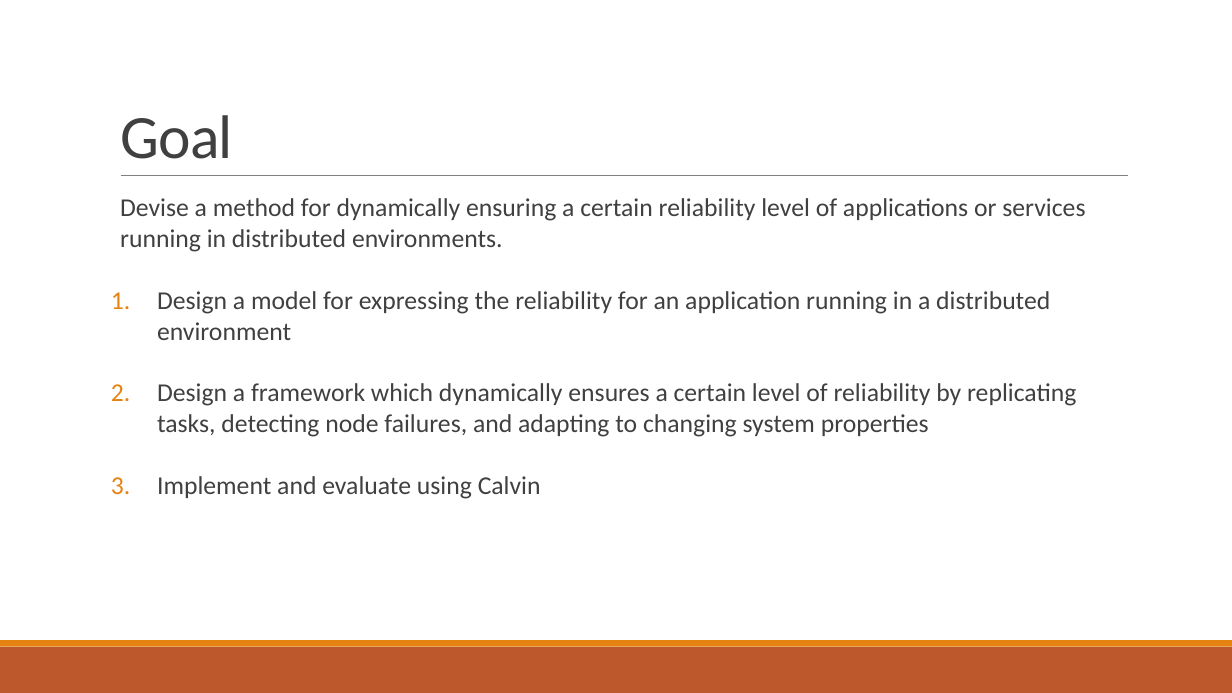
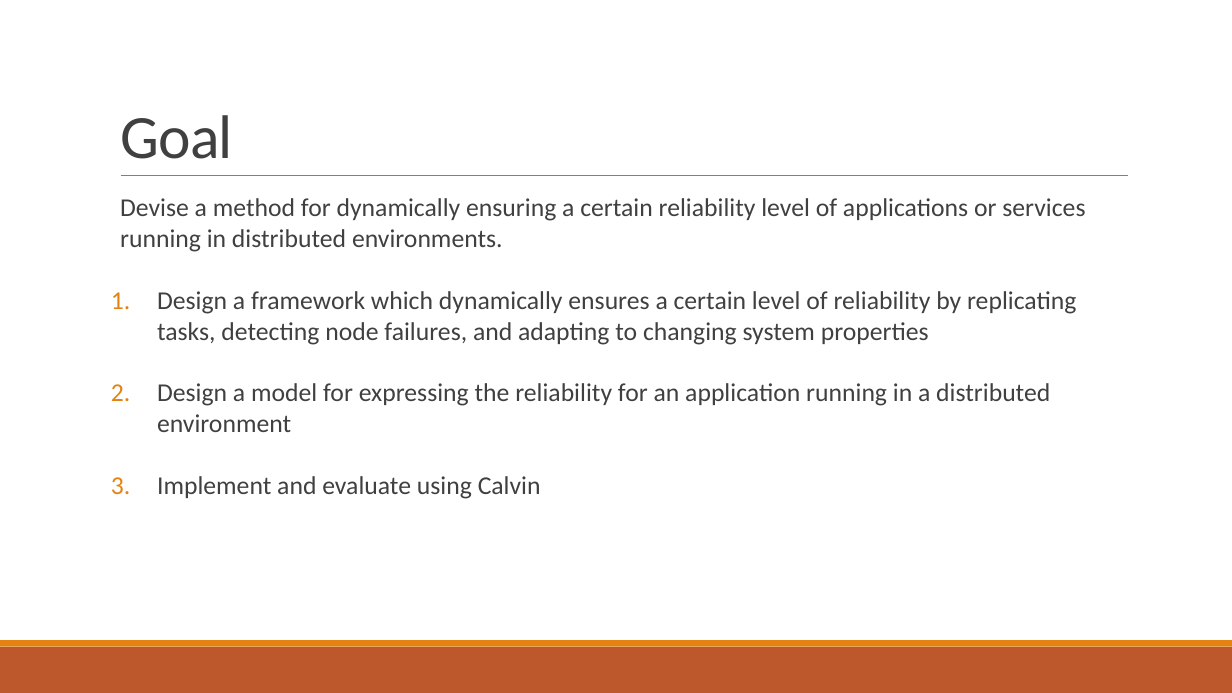
Before and after one commit to PStahl/master_thesis, a slide deck: slide 4 of presentation/presentation2.pptx. Drawn at 1232x693 pixels with LibreOffice and Linux fonts; fonts in the diff are those of the drawing. Boxes give left, top, right and bottom in pixels: in the first picture for what was removed or moved away, otherwise in the second. Text is boxed around its words. In the diff, an @@ line names an element or a change of style, - is before the commit and + after.

```diff
--- a/presentation/presentation2.pptx
+++ b/presentation/presentation2.pptx
@@ text at (x1=157, y1=291, x2=1076, y2=345): paragraph added @@
+1. Design a framework which dynamically ensures a certain level of reliability by replicating tasks, detecting node failures, and adapting to changing system properties
@@ text at (x1=157, y1=383, x2=1076, y2=437): paragraph removed @@
-2. Design a framework which dynamically ensures a certain level of reliability by replicating tasks, detecting node failures, and adapting to changing system properties
```
Also in this commit, not shown: 7 other slides changed.
